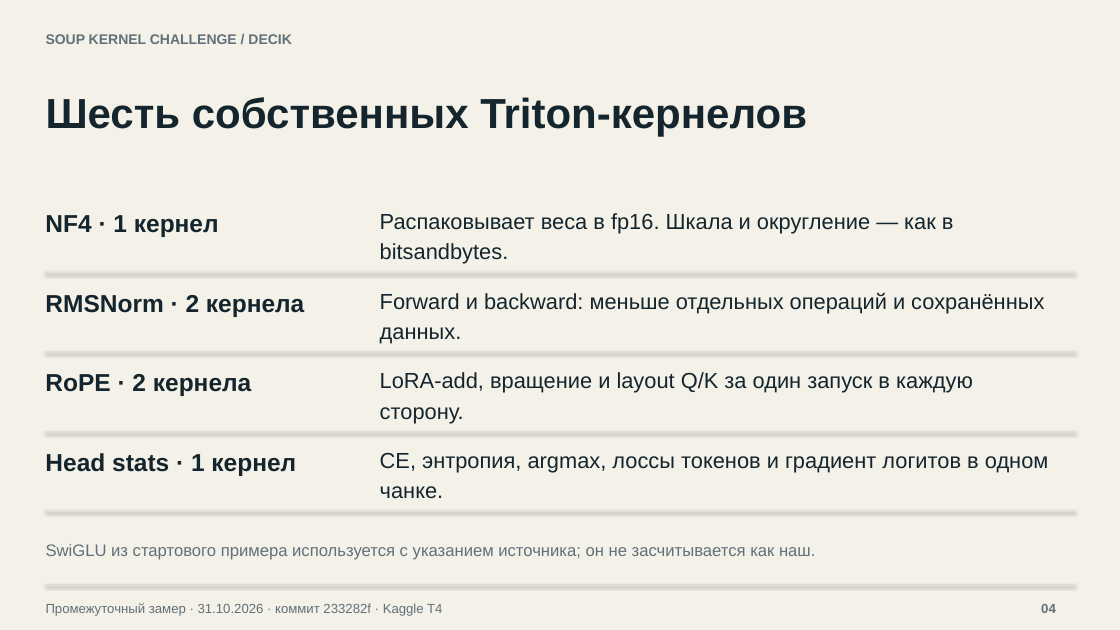
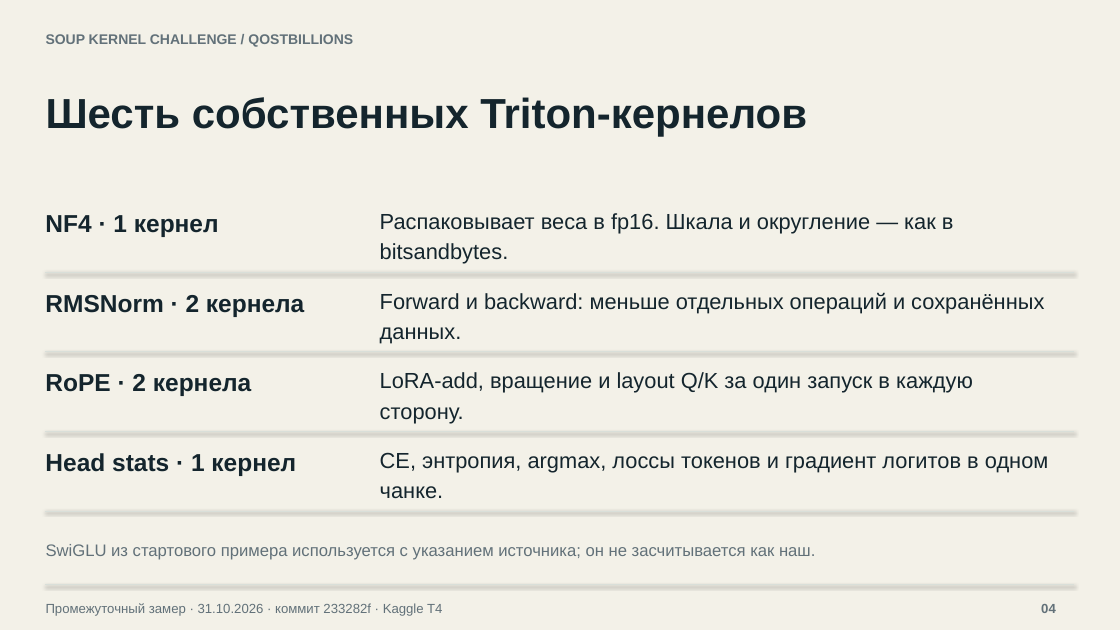
Before and after one commit to tokha-t/decik, a slide deck: slide 4 of docs/decik-deck-draft.pptx. Drawn at 1120x630 pixels with LibreOffice and Linux fonts; fonts in the diff are those of the drawing. Boxes give left, top, right and bottom in pixels: in the first picture for what was removed or moved away, otherwise in the second. Text is boxed around its words. In the diff, an @@ line names an element or a change of style, - is before the commit and + after.

```diff
--- a/docs/decik-deck-draft.pptx
+++ b/docs/decik-deck-draft.pptx
@@ text at [46,34,353,47]: text changed @@
-SOUP KERNEL CHALLENGE / DECIK
+SOUP KERNEL CHALLENGE / QOSTBILLIONS
```
Also in this commit, not shown: 6 other slides changed, 4 other files.
